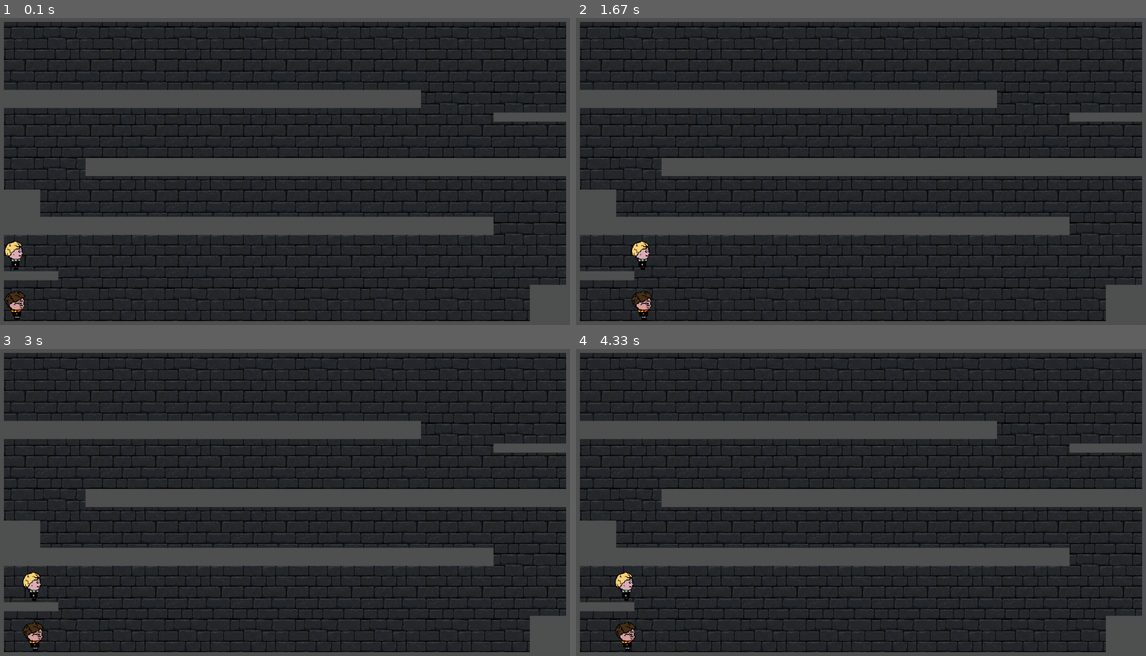
Above: before the commit, frames 1-4 (two rows, left to right).
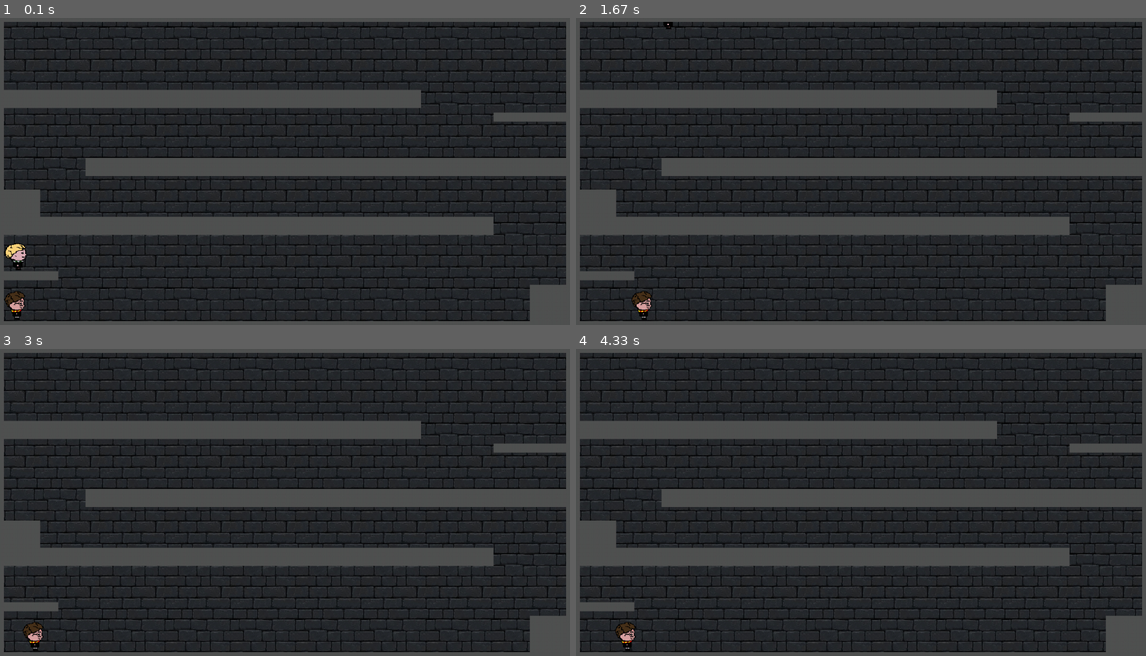
Above: after the commit, the same moments.

Repository: insper-classroom/devlife-23-1-projeto-pygame-ana-helena-e-giulia-3
Game: pygame game, started from main.py
The game is run twice, just before and just after one commit, with the same random seed, the same clock (stepped at 60 frames per second) and the same inputs.
Inputs:
- Up to frame 1 (0.1 s): no input
- Up to frame 2 (1.67 s): tap Space at 0.33, 0.73, 1.03, 1.23, 1.53 s; hold Right 0.67-1.13 s; hold D 0.67-1.13 s; hold Right 1.17-1.63 s; hold D 1.17-1.63 s
- Up to frame 3 (3 s): hold Left 1.67-2.2 s; hold A 1.67-2.2 s; tap Space at 1.73, 2.03, 2.3, 2.6, 2.73 s; hold Left 2.23-2.63 s; hold A 2.23-2.63 s; hold Right from 2.67 s (still down); hold D from 2.67 s (still down)
- Up to frame 4 (4.33 s): tap Space at 3.03, 3.4, 3.7, 3.9, 4.2 s; release Right at 3.3 s; release D at 3.3 s; hold Left 3.33-3.8 s; hold A 3.33-3.8 s; hold Right 3.83-4.3 s; hold D 3.83-4.3 s

The runs differ from the first frame. In frame 1, 0.2% of the frame differs, in the area x 0-5%, y 72-83%; in frame 2, 0.2%, in the area x 9-17%, y 1-82%; in frame 3, 0.2%; in frame 4, 0.2%.

Commit message:
colisao com blocos

Diff:
--- a/classesJogo/draco.py
+++ b/classesJogo/draco.py
@@ -1,16 +1,42 @@
 import pygame
 
 class Draco(pygame.sprite.Sprite):
-    def __init__(self):
+    def __init__(self, lista_blocos):
         super().__init__()
-        self.image = pygame.transform.scale(pygame.image.load('imagens/draco_lado.png'), (125, 125))
+        self.image = pygame.transform.scale(pygame.image.load('imagens/draco_lado.png'), (50, 60))
         self.rect = self.image.get_rect()
         # posicao inicial do boneco
-        self.rect.x = 9
-        self.rect.y = 445
+        self.lista_blocos = lista_blocos
+        self.rect.x = 20
+        self.rect.y = 500
+        self.GRAVIDADE = 4
+        self.state = {
+            'pulando': False,
+            'caindo': True
+        }
 
     def movimenta_esquerda(self):
-        self.rect.x -= 2
+        self.rect.x -= 4
+
+         # colisao com parede esquerda
+        if self.rect.collidelist(self.lista_blocos) != -1:
+            self.rect.x += 4
 
     def movimenta_direita(self):
-        self.rect.x += 2
+        self.rect.x += 4
+
+        # colisao com parede direita
+        if self.rect.collidelist(self.lista_blocos) != -1:
+            self.rect.x -= 4
+
+    def update(self):
+        if self.state['pulando'] == True:
+            self.rect.y -= 100
+        if self.state['caindo'] == True:
+            self.rect.y += self.GRAVIDADE
+        self.state['caindo'] = True
+        self.state['pulando'] = False
+
+        if self.rect.collidelist(self.lista_blocos) != -1:
+            self.rect.y -= self.GRAVIDADE
+            self.state['caindo'] = False
--- a/classesJogo/tela_jogo.py
+++ b/classesJogo/tela_jogo.py
@@ -9,13 +9,14 @@
         self.altura_imagem_fundo = 144
         self.fundo = pygame.transform.scale(pygame.image.load('imagens/fundo.jpg'), (self.largura_imagem_fundo, self.altura_imagem_fundo)).convert_alpha()
         self.lista_imagem_fundo = []
-        self.harry = Harry()
-        self.draco = Draco()
         self.tamanho_bloco = 20
         self.lista_objetos = []
-        self.todas_sprites = pygame.sprite.Group()
-        self.todas_sprites.add(self.harry)
-        self.todas_sprites.add(self.draco)
+        self.sprite_personagens = pygame.sprite.Group()
+        self.sprite_objetos = pygame.sprite.Group()
+        self.harry = Harry()
+        self.draco = Draco(self.lista_objetos)
+        self.sprite_personagens.add(self.harry)
+        self.sprite_personagens.add(self.draco)
         self.gera_fundo()
         self.gera_terreno()
 
@@ -30,66 +31,86 @@
         # desenha as bordas
         for i in range(64):
             chao = Bloco(i * self.tamanho_bloco, 700, self.tamanho_bloco)
-            self.lista_objetos.append(chao)
+            self.lista_objetos.append(chao.rect)
+            self.sprite_objetos.add(chao)
         for i in range(64):
             teto = Bloco(i * self.tamanho_bloco, 0, self.tamanho_bloco)
-            self.lista_objetos.append(teto)
+            self.lista_objetos.append(teto.rect)
+            self.sprite_objetos.add(teto)
         for i in range(36):
             parede_esquerda = Bloco(0, i * self.tamanho_bloco, self.tamanho_bloco)
-            self.lista_objetos.append(parede_esquerda)
+            self.lista_objetos.append(parede_esquerda.rect)
+            self.sprite_objetos.add(parede_esquerda)
         for i in range(36):
             parede_direita = Bloco(1260, i * self.tamanho_bloco, self.tamanho_bloco)
-            self.lista_objetos.append(parede_direita)
+            self.lista_objetos.append(parede_direita.rect)
+            self.sprite_objetos.add(parede_direita)
 
         # desenha dentro do mapa
         for i in range(64):
             chao = Bloco(i * self.tamanho_bloco, 680, self.tamanho_bloco)
-            self.lista_objetos.append(chao)
+            self.lista_objetos.append(chao.rect)
+            self.sprite_objetos.add(chao)
         for i in range(59, 64):
             plataforma_direita = Bloco(i * self.tamanho_bloco, 660, self.tamanho_bloco)
-            self.lista_objetos.append(plataforma_direita)
+            self.lista_objetos.append(plataforma_direita.rect)
+            self.sprite_objetos.add(plataforma_direita)
         for i in range(59, 64):
             plataforma_direita = Bloco(i * self.tamanho_bloco, 640, self.tamanho_bloco)
-            self.lista_objetos.append(plataforma_direita)
+            self.lista_objetos.append(plataforma_direita.rect)
+            self.sprite_objetos.add(plataforma_direita)
         for i in range(59, 64):
             plataforma_direita = Bloco(i * self.tamanho_bloco, 620, self.tamanho_bloco)
-            self.lista_objetos.append(plataforma_direita)
+            self.lista_objetos.append(plataforma_direita.rect)
+            self.sprite_objetos.add(plataforma_direita)
         for i in range(59, 64):
             plataforma_direita = Bloco(i * self.tamanho_bloco, 600, self.tamanho_bloco)
-            self.lista_objetos.append(plataforma_direita)
+            self.lista_objetos.append(plataforma_direita.rect)
+            self.sprite_objetos.add(plataforma_direita)
         for i in range(0, 7):
             plataforma_esquerda = Bloco(i * self.tamanho_bloco, 570, self.tamanho_bloco)
-            self.lista_objetos.append(plataforma_esquerda)
+            self.lista_objetos.append(plataforma_esquerda.rect)
+            self.sprite_objetos.add(plataforma_esquerda)
         for i in range(0, 55):
             plataforma_esquerda = Bloco(i * self.tamanho_bloco, 470, self.tamanho_bloco)
-            self.lista_objetos.append(plataforma_esquerda)
+            self.lista_objetos.append(plataforma_esquerda.rect)
+            self.sprite_objetos.add(plataforma_esquerda)
         for i in range(0, 55):
             plataforma_esquerda = Bloco(i * self.tamanho_bloco, 450, self.tamanho_bloco)
-            self.lista_objetos.append(plataforma_esquerda)
+            self.lista_objetos.append(plataforma_esquerda.rect)
+            self.sprite_objetos.add(plataforma_esquerda)
         for i in range(0, 5):
             plataforma_esquerda = Bloco(i * self.tamanho_bloco, 390, self.tamanho_bloco)
-            self.lista_objetos.append(plataforma_esquerda)
+            self.lista_objetos.append(plataforma_esquerda.rect)
+            self.sprite_objetos.add(plataforma_esquerda)
         for i in range(0, 5):
             plataforma_esquerda = Bloco(i * self.tamanho_bloco, 430, self.tamanho_bloco)
-            self.lista_objetos.append(plataforma_esquerda)
+            self.lista_objetos.append(plataforma_esquerda.rect)
+            self.sprite_objetos.add(plataforma_esquerda)
         for i in range(0, 5):
             plataforma_esquerda = Bloco(i * self.tamanho_bloco, 410, self.tamanho_bloco)
-            self.lista_objetos.append(plataforma_esquerda)
+            self.lista_objetos.append(plataforma_esquerda.rect)
+            self.sprite_objetos.add(plataforma_esquerda)
         for i in range(10, 64):
             plataforma_direita = Bloco(i * self.tamanho_bloco, 320, self.tamanho_bloco)
-            self.lista_objetos.append(plataforma_direita)
+            self.lista_objetos.append(plataforma_direita.rect)
+            self.sprite_objetos.add(plataforma_direita)
         for i in range(10, 64):
             plataforma_direita = Bloco(i * self.tamanho_bloco, 340, self.tamanho_bloco)
-            self.lista_objetos.append(plataforma_direita)
+            self.lista_objetos.append(plataforma_direita.rect)
+            self.sprite_objetos.add(plataforma_direita)
         for i in range(0, 47):
             plataforma_direita = Bloco(i * self.tamanho_bloco, 170, self.tamanho_bloco)
-            self.lista_objetos.append(plataforma_direita)
+            self.lista_objetos.append(plataforma_direita.rect)
+            self.sprite_objetos.add(plataforma_direita)
         for i in range(0, 47):
             plataforma_direita = Bloco(i * self.tamanho_bloco, 190, self.tamanho_bloco)
-            self.lista_objetos.append(plataforma_direita)
+            self.lista_objetos.append(plataforma_direita.rect)
+            self.sprite_objetos.add(plataforma_direita)
         for i in range(55, 64):
             plataforma_esquerda = Bloco(i * self.tamanho_bloco, 220, self.tamanho_bloco)
-            self.lista_objetos.append(plataforma_esquerda)
+            self.lista_objetos.append(plataforma_esquerda.rect)
+            self.sprite_objetos.add(plataforma_esquerda)
 
     def desenha(self, window):
         # desenha tudo na tela
@@ -98,10 +119,8 @@
         for imagem in self.lista_imagem_fundo:
             window.blit(self.fundo, imagem)
 
-        for objeto in self.lista_objetos:
-            objeto.desenha(window)
-
-        self.todas_sprites.draw(window)
+        self.sprite_personagens.draw(window)
+        self.sprite_objetos.draw(window)
 
     def atualiza_estado(self):
 
@@ -119,7 +138,12 @@
         for event in pygame.event.get():
             if event.type == pygame.QUIT:
                 return -1
+            elif event.type == pygame.KEYDOWN:
+                if event.key == pygame.K_SPACE:
+                    self.draco.state['pulando'] = True
+                    self.draco.state['caindo'] = False
 
-        self.todas_sprites.update()
+        self.sprite_personagens.update()
+        self.sprite_objetos.update()
 
         return True
Binary file changed: imagens/draco_lado.png
